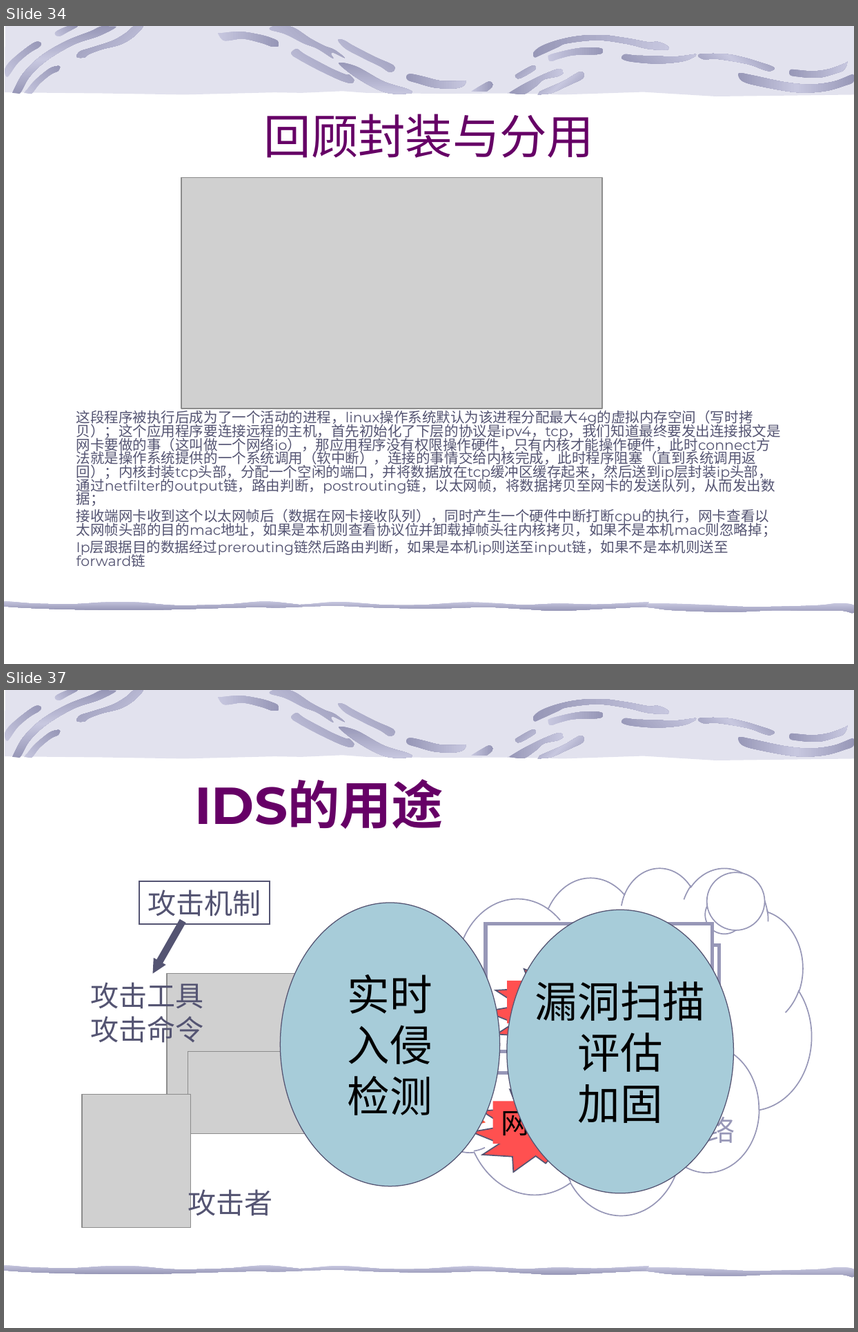
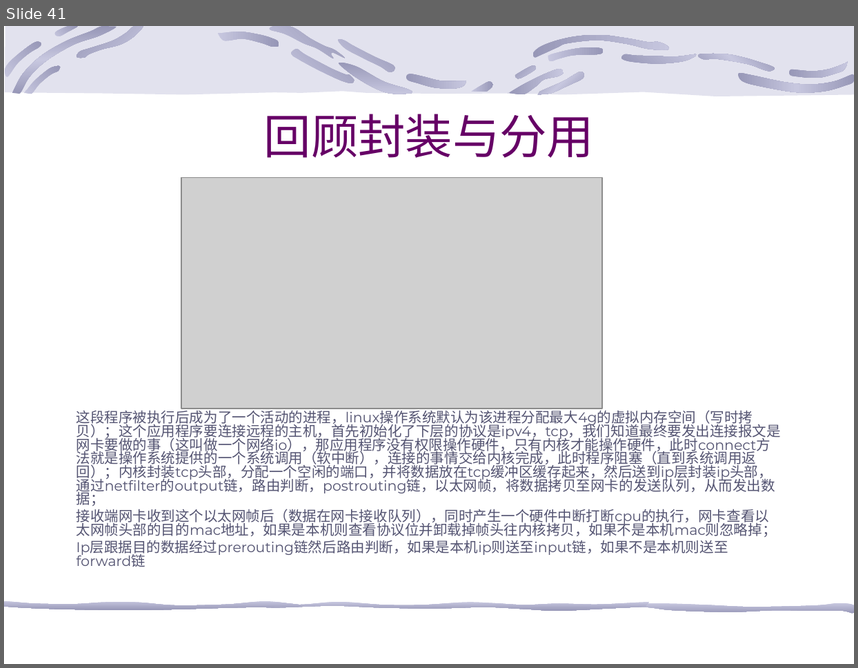
Before and after one commit to 13242084001/shell, a slide deck: 网络知识.ppt. Shown one above the other, each under a label of ours: slides 34 and 37 before the commit, slide 41 after it; the slides between them are not shown. The pictures are 858x1332 and 858x668 pixels, drawn with LibreOffice and Linux fonts; fonts in the diff are those of the drawing; grey boxes stand for pictures; background and template pictures are left out. Boxes give left, top, right and bottom in pixels: in the first picture for what was removed or moved away, otherwise in the second. Text is boxed around its words. In the diff, an @@ line names an element or a change of style, - is before the commit and + after.

```diff
--- a/网络知识.ppt
+++ b/网络知识.ppt
@@ slide 37 removed at [4, 690, 854, 1328], background picture (left out); not listed: 25 template elements that a slide beside it also shows @@
@@ title removed at [194, 779, 444, 829] @@
-IDS的用途
@@ thought cloud removed at [422, 867, 811, 1214] @@
@@ rectangle removed at [139, 881, 269, 924] @@
-攻击机制
@@ ellipse removed at [280, 903, 499, 1185] @@
-实时
-入侵
-检测
@@ ellipse removed at [507, 909, 734, 1192] @@
-漏洞扫描
-评估
-加固
@@ arrow removed from (181, 924) to (153, 973) @@
@@ rectangle removed at [486, 924, 713, 1052] @@
@@ text removed at [572, 927, 685, 936] @@
-目标系统
@@ irregular seal removed at [486, 952, 671, 1052] @@
@@ rectangle removed at [493, 945, 720, 1072] @@
@@ text removed at [90, 976, 203, 1047] @@
-攻击工具
-攻击命令
@@ picture removed at [168, 973, 300, 1096] @@
@@ arrow removed from (287, 1030) to (478, 994) @@
@@ rectangle removed at [507, 980, 637, 1023] @@
-系统漏洞
@@ text removed at [290, 1033, 403, 1064] @@
-攻击过程
@@ picture removed at [188, 1052, 330, 1134] @@
@@ arrow removed from (294, 1079) to (486, 1122) @@
@@ irregular seal removed at [472, 1072, 656, 1172] @@
@@ picture removed at [82, 1094, 191, 1228] @@
@@ text removed at [501, 1104, 615, 1141] @@
-网络漏洞
@@ text removed at [622, 1111, 735, 1147] @@
-目标网络
@@ text removed at [188, 1184, 273, 1221] @@
-攻击者
@@ what was slide 34 is now slide 41 @@
```
Also in this commit, not shown: 7 slides changed, 12 slides added, 43 other slides removed.
